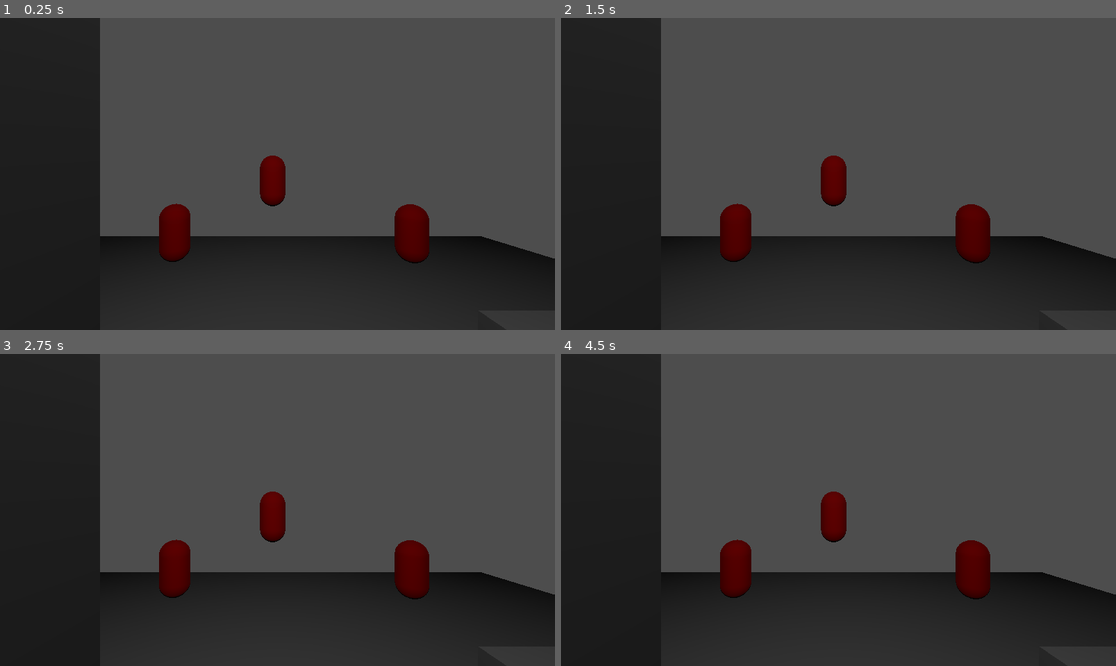
Above: before the commit, frames 1-4 (two rows, left to right).
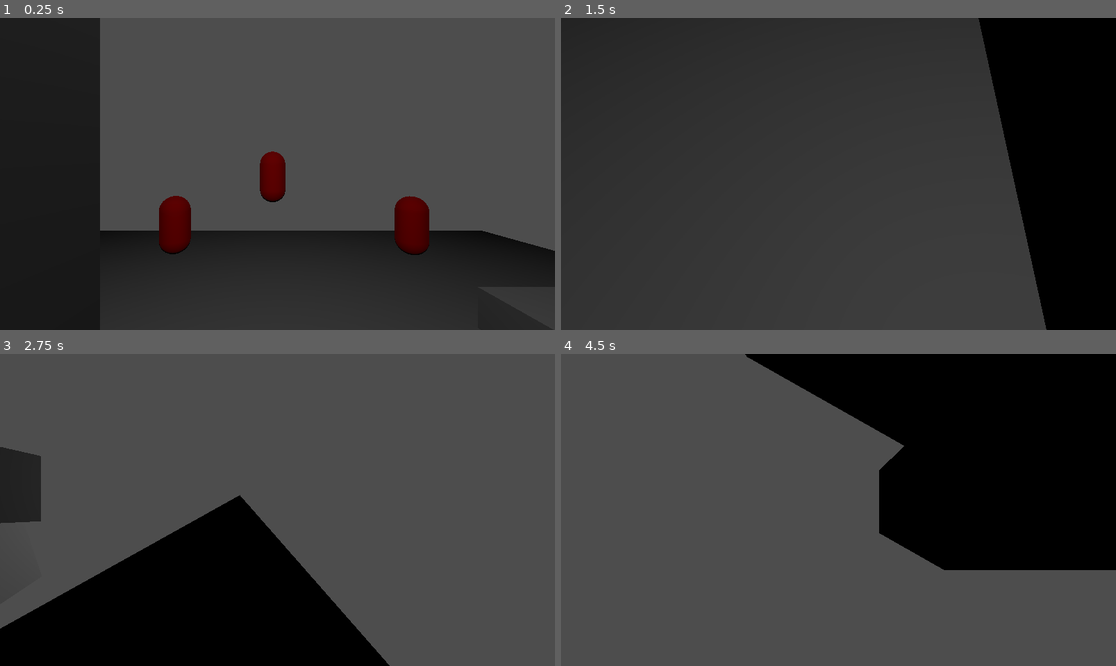
Above: after the commit, the same moments.

Repository: EstebanGonzalez20/Shattered-Echoes
Game: Godot game, scene res://Testing/Enemies_AI/test_enemies.tscn
Two runs of this game, one before a commit and one after it. Both use one fixed random seed, a clock stepped at 60 frames per second and the inputs below.
Inputs (mouse positions are in pixels of both pictures, inside the frame that each line leads up to):
- Up to frame 1 (0.25 s): no input
- Up to frame 2 (1.5 s): move the mouse to (960, 158) at 0.52 s; hold D (move_right) 0.53-1.28 s; click (960, 158) at 0.6 s; tap Space (jump) at 0.77 s; right-click (960, 158) at 0.8 s; move the mouse to (727, 189) at 1.27 s; hold S (move_backward) from 1.28 s (still down); right-click (727, 189) at 1.35 s
- Up to frame 3 (2.75 s): tap Space (jump) at 1.52 s; click (166, 525) at 1.55 s; move the mouse to (333, 441) at 2.02 s; release S (move_backward) at 2.03 s; hold D (move_right) from 2.03 s (still down); click (333, 441) at 2.1 s; right-click (333, 441) at 2.3 s
- Up to frame 4 (4.5 s): move the mouse to (810, 572) at 2.77 s; release D (move_right) at 2.78 s; hold W (move_forward) 2.78-3.53 s; right-click (810, 572) at 2.85 s; tap Space (jump) at 3.02, 3.77 s; click (810, 572) at 3.05 s; move the mouse to (1005, 556) at 3.52 s; hold A (move_left) from 3.53 s (still down); click (1005, 556) at 3.6 s; right-click (1005, 556) at 3.8 s; move the mouse to (672, 463) at 4.27 s; right-click (672, 463) at 4.35 s

The runs differ from the first frame. In frame 1, 2.1% of the frame differs, in the area x 18-100%, y 42-79%; in frame 2, 51%; in frame 3, 45%; in frame 4, 74%, in the area x 0-100%, y 0-100%.
Error before the commit: Parse Error: Could not find type "EffectType" under base "GlobalVariables". (res://Engine/Resources/skill_resource.gd:4)

Commit message:
Crea el controlador

Diff:
--- a/Engine/Utils/global_variables.gd
+++ /dev/null
@@ -1,13 +0,0 @@
-class_name GlobalVariables extends Resource
-
-## Enum para tipos de acciones del jugador.
-enum ACTION_TYPE {
-	Basic_attack,
-	Special_attack
-}
-
-## Diccionario para tipos de acciones del jugador en StringName.
-const ACTION_NAME := {
-	ACTION_TYPE.Basic_attack: &"basic_attack",
-	ACTION_TYPE.Special_attack: &"special_attack"
-}
--- /dev/null
+++ b/Engine/Utils/globals.gd
@@ -0,0 +1,27 @@
+class_name Globals extends Node
+
+## Lista de los tipos de acción que puede realizar el jugador con inputs para ejecutar una habilidad.
+const ACTIONS: Array[StringName] = [
+	&"basic_attack",
+	&"special_attack",
+]
+
+## Enum con los posibles efectos de una habilidad.
+enum EffectType {
+	Damage,
+	Healing,
+	AttackSpeed,
+	ShotSpeed,
+	Duration,
+	Uses,
+	ProjectileScene
+}
+
+## Enum que dicta qué objetos pertenecen a qué layer
+enum CollisionLayers {
+	WORLD = 0,
+	PLAYERS = 1,
+	ENEMIES = 2,
+	PROJECTILES = 3,
+	PICKUPS = 4
+}
--- /dev/null
+++ b/Engine/Utils/signals_bus.gd
@@ -0,0 +1,13 @@
+class_name SignalsBus extends Node
+
+## Señal para enviar la velocidad computada de un enemigo
+signal navigation_velocity_computed(
+	enemy: CharacterBody3D,
+	safe_velocity: Vector3
+)
+
+## Señal para enviar dos cajas de colisiones
+signal hurtbox_entered(
+	hurtbox: Area3D,
+	other_area: Area3D
+)
--- /dev/null
+++ b/Game/controller.gd
@@ -0,0 +1,124 @@
+class_name Controller extends Node
+
+var attack_system := AttackSystem.new()
+var collision_system := CollisionSystem.new()
+var health_system := HealthSystem.new()
+var enemy_behavior_system := EnemyBehaviorSystem.new()
+var enemy_movement_system := EnemyMovementSystem.new()
+var input_system := InputSystem.new()
+var look_system := LookSystem.new()
+var pickup_system := PickupSystem.new()
+var player_movement_system := PlayerMovementSystem.new()
+var projectile_movement_system := ProjectileMovementSystem.new()
+var skill_system := SkillSystem.new()
+
+var players: Array[Node]
+var players_entities: Array[EntityComponent]
+var enemies: Array[Node]
+
+
+## Libera una entidad de la escena
+func free_entity(entity: Node3D) -> void:
+	if entity in players:
+		players.erase(entity)
+		var entity_comp: EntityComponent = entity.get_node("EntityComponent")
+		players_entities.erase(entity_comp)
+	elif entity in enemies:
+		enemies.erase(entity)
+
+	entity.queue_free()
+	if players.size() == 0:
+		get_tree().paused = true
+
+
+## Ejecuta la lógica de todas las tareas de una lista
+func process_tasks(tasks: Array[Task]) -> void:
+	tasks.map(func(t): execute_task(t))
+	tasks.clear()
+
+
+## Ejecuta cierta lógica dependiendo del tipo de tarea
+func execute_task(task: Task) -> void:
+	match task.get_script():
+		PerformAttackTask:
+			attack_system.perform_attack(task, get_tree().current_scene)
+
+		DamageEntityTask:
+			var entity := health_system.apply_damage(task)
+			if entity != null:
+				free_entity(entity)
+
+		HealEntityTask:
+			health_system.apply_heal(task)
+
+
+## Evento para escuchar cuando una hurtbox entra en un área
+func _on_hurtbox_entered(hurtbox: Area3D, other_area: Area3D) -> void:
+	var other_entity: EntityComponent = other_area.get_node("EntityComponent")
+	if other_entity == null:
+		return
+
+	var tasks: Array[Task] = collision_system.process_collision(hurtbox, other_entity)
+	process_tasks(tasks)
+
+
+## Evento para escuchar cuando se computa la velocidad de un enemigo
+func _on_navigation_velocity(enemy: CharacterBody3D, safe_velocity: Vector3) -> void:
+	enemy_movement_system.on_velocity_computed(safe_velocity, enemy)
+
+
+func _ready():
+	Input.set_mouse_mode(Input.MOUSE_MODE_CAPTURED)
+
+	players = get_tree().get_nodes_in_group("players")
+	for player in players:
+		players_entities.append(player.get_node("EntityComponent") as EntityComponent)
+
+	SignalBus.navigation_velocity_computed.connect(
+		_on_navigation_velocity
+	)
+
+	SignalBus.hurtbox_entered.connect(
+		_on_hurtbox_entered
+	)
+
+
+func _input(event):
+	input_system.process_movement(players_entities[0].get_component(&"Input"))
+
+	if event is InputEventMouseMotion:
+		input_system.process_mouse_motion(event, players_entities[0].get_component(&"Input"))
+
+	var action_name: StringName
+	for action in Global.ACTIONS:
+		if event.is_action_pressed(action):
+			action_name = action
+			break
+
+	match action_name:
+		&"basic_attack", &"special_attack":
+			var weapon: Weapon = players_entities[0].get_component(&"Weapon")
+			var skill: SkillResource = weapon.get(action_name)
+
+			var tasks: Array[Task] = skill_system.process_skill(skill, players[0], players_entities[0], weapon)
+			process_tasks(tasks)
+
+func _physics_process(delta: float):
+	player_movement_system.movement_process(players[0], players_entities[0], delta)
+	look_system.look_process(players[0], players_entities[0])
+
+	for projectile in get_tree().get_nodes_in_group("projectiles"):
+		var proj_duration: Duration = projectile.get_node("EntityComponent").get_component(&"Duration")
+		proj_duration.duration -= delta
+
+		if proj_duration.duration <= 0:
+			projectile.queue_free()
+
+		projectile_movement_system.movement_process(projectile,
+			projectile.get_node("EntityComponent").get_component(&"ShotSpeed"), delta)
+
+	for enemy in get_tree().get_nodes_in_group("enemies"):
+		var enemy_nav: NavigationAgent3D = enemy.get_node("NavigationAgent3D")
+		if enemy_nav != null:
+			enemy_behavior_system.process_enemy_behavior(enemy, players)
+			enemy_movement_system.process_movement(enemy, delta)
--- a/Testing/Color_Reveal_Lighting/test_color_reveal_lighting.gd
+++ b/Testing/Color_Reveal_Lighting/test_color_reveal_lighting.gd
@@ -33,6 +33,3 @@
 	light_texture.update(light_image)
 	RenderingServer.global_shader_parameter_set("color_lights_tex", light_texture)
 	RenderingServer.global_shader_parameter_set("color_light_count", count)
-
-func _physics_process(delta: float) -> void:
-	get_tree().call_group("enemies", "update_target_location", player.global_transform.origin)
--- a/Testing/Color_Reveal_Lighting/test_color_reveal_lighting.tscn
+++ b/Testing/Color_Reveal_Lighting/test_color_reveal_lighting.tscn
@@ -4,6 +4,7 @@
 [ext_resource type="PackedScene" uid="uid://bpj4ct6sdsxmd" path="res://Content/Characters/player.tscn" id="2_uvuuj"]
 [ext_resource type="PackedScene" uid="uid://b3hamct2ecmpx" path="res://Content/Enemies/enemy.tscn" id="3_73hcq"]
 [ext_resource type="Shader" uid="uid://14ob0yein7es" path="res://Assets/Shaders/Illumination/color_reveal_lighting.gdshader" id="4_7p5fo"]
+[ext_resource type="Script" uid="uid://csvfsgxthaavm" path="res://Game/controller.gd" id="5_cq73f"]
 
 [sub_resource type="NavigationMesh" id="NavigationMesh_wdqvv"]
 vertices = PackedVector3Array(0.0740852, 0.542709, -1, 0.324085, 0.542709, 0, 1.82409, 0.542709, 0, 1.82409, 0.542709,  …(647 unchanged characters)…
@@ -68,3 +69,6 @@
 mesh = SubResource("BoxMesh_lu4kl")
 
 [node name="OmniLight3D" type="OmniLight3D" parent="ImportantThing" unique_id=1701553952 groups=["color_revealer"]]
+
+[node name="SystemsController" type="Node" parent="." unique_id=1021864236]
+script = ExtResource("5_cq73f")
--- a/Testing/Enemies_AI/test_enemies.tscn
+++ b/Testing/Enemies_AI/test_enemies.tscn
@@ -1,7 +1,7 @@
 [gd_scene format=3 uid="uid://djmvkf0rx7nal"]
 
-[ext_resource type="Script" uid="uid://blaxbq1koqt6g" path="res://Testing/Enemies_AI/test_enemies.gd" id="1_xiho5"]
 [ext_resource type="PackedScene" uid="uid://bpj4ct6sdsxmd" path="res://Content/Characters/player.tscn" id="2_ndyq0"]
+[ext_resource type="Script" uid="uid://csvfsgxthaavm" path="res://Game/controller.gd" id="3_ao2e3"]
 [ext_resource type="PackedScene" uid="uid://b3hamct2ecmpx" path="res://Content/Enemies/enemy.tscn" id="3_ihkpw"]
 
 [sub_resource type="NavigationMesh" id="NavigationMesh_wdqvv"]
@@ -9,7 +9,6 @@
 polygons = [PackedInt32Array(1, 0, 2), PackedInt32Array(2, 0, 3), PackedInt32Array(3, 0, 4), PackedInt32Array(4, 0, 6), …(792 unchanged characters)…
 
 [node name="TestRangedEnemy" type="Node3D" unique_id=1891263668]
-script = ExtResource("1_xiho5")
 
 [node name="NavigationRegion3D" type="NavigationRegion3D" parent="." unique_id=383981212]
 navigation_mesh = SubResource("NavigationMesh_wdqvv")
@@ -54,3 +53,6 @@
 [node name="OmniLight3D" type="OmniLight3D" parent="WorldEnvironment" unique_id=1949612825]
 transform = Transform3D(1, 0, 0, 0, 1, 0, 0, 0, 1, 0, 6.45683, 0)
 omni_range = 19.31
+
+[node name="SystemsController" type="Node" parent="." unique_id=70321551]
+script = ExtResource("3_ao2e3")
--- a/Testing/Movement/test_movment.tscn
+++ b/Testing/Movement/test_movment.tscn
@@ -1,6 +1,7 @@
 [gd_scene format=3 uid="uid://b2vpivfwryh3o"]
 
 [ext_resource type="PackedScene" uid="uid://bpj4ct6sdsxmd" path="res://Content/Characters/player.tscn" id="1_rejls"]
+[ext_resource type="Script" uid="uid://csvfsgxthaavm" path="res://Game/controller.gd" id="2_yv6fv"]
 
 [node name="Test_movment" type="Node3D" unique_id=1762958035]
 
@@ -15,3 +16,6 @@
 use_collision = true
 collision_layer = 2
 size = Vector3(20, 0.5, 20)
+
+[node name="SystemsController" type="Node" parent="." unique_id=1710658043]
+script = ExtResource("2_yv6fv")
--- a/Testing/Space_Skybox/space_sky.tscn
+++ b/Testing/Space_Skybox/space_sky.tscn
@@ -3,6 +3,7 @@
 [ext_resource type="PackedScene" uid="uid://bpj4ct6sdsxmd" path="res://Content/Characters/player.tscn" id="1_wxexp"]
 [ext_resource type="Sky" uid="uid://bt8fyfyndxtye" path="res://Assets/Shaders/Sky/Space/sky.tres" id="2_2ysp4"]
 [ext_resource type="Script" uid="uid://yaav0mglp0i5" path="res://Assets/Shaders/Sky/Space/sky_controller.gd" id="3_o0jcy"]
+[ext_resource type="Script" uid="uid://csvfsgxthaavm" path="res://Game/controller.gd" id="4_hdpaj"]
 
 [sub_resource type="Environment" id="Environment_j50i4"]
 background_mode = 2
@@ -27,3 +28,6 @@
 [node name="WorldEnvironment" type="WorldEnvironment" parent="." unique_id=1418675474]
 environment = SubResource("Environment_j50i4")
 script = ExtResource("3_o0jcy")
+
+[node name="SystemsController" type="Node" parent="." unique_id=1521284952]
+script = ExtResource("4_hdpaj")
Renamed: Engine/Utils/global_variables.gd.uid -> Engine/Utils/globals.gd.uid
Not shown, added: Engine/Utils/signals_bus.gd.uid
Not shown, added: Game/controller.gd.uid
